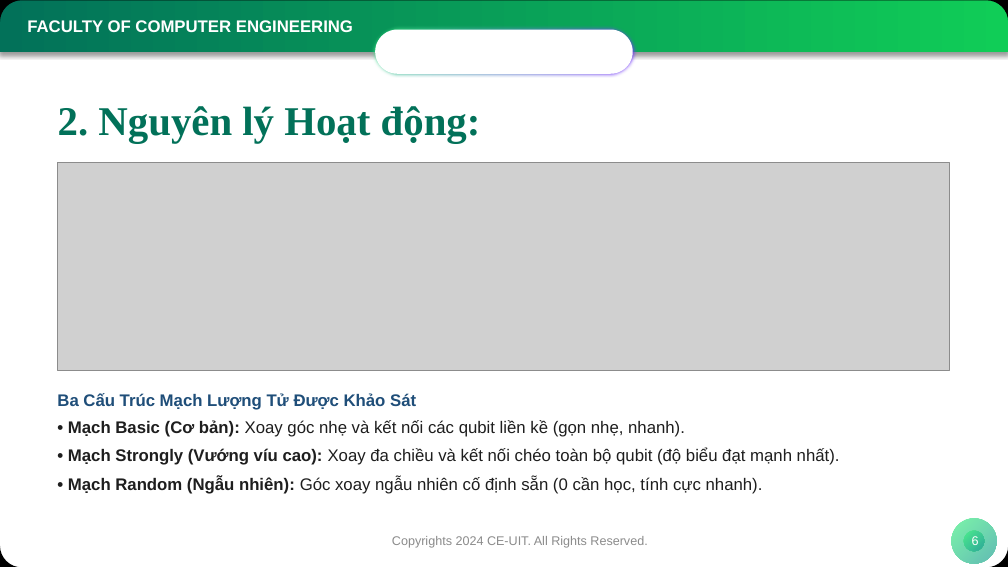
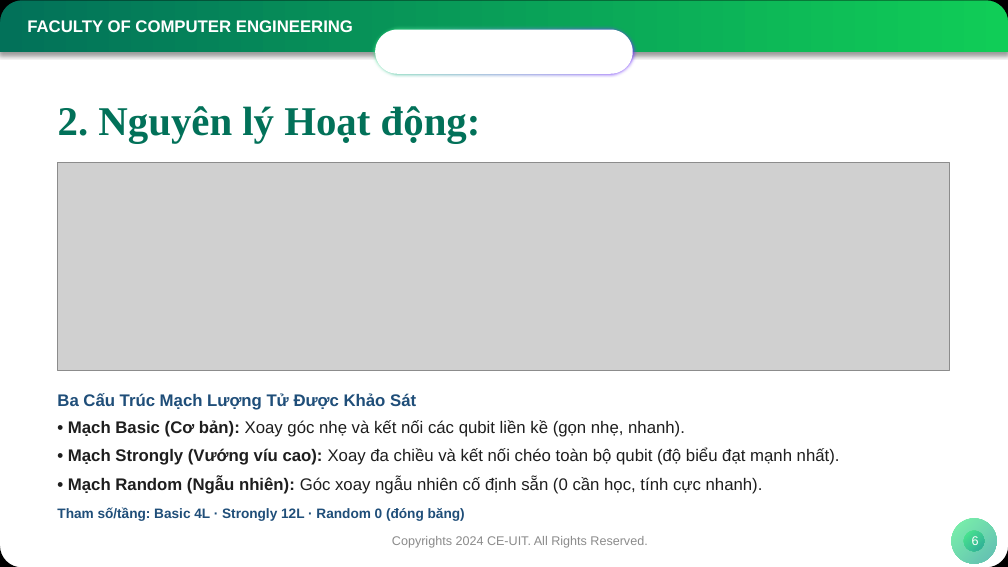
Before and after one commit to NamIsStudyingCE/Quanvolution, a slide deck: slide 6 of slides/KLTN_BaoCao_KhoaKTMT_ChinhThuc.pptx. Drawn at 1008x567 pixels with LibreOffice and Linux fonts; fonts in the diff are those of the drawing; grey boxes stand for pictures; background and template pictures are left out. Boxes give left, top, right and bottom in pixels: in the first picture for what was removed or moved away, otherwise in the second. Text is boxed around its words. In the diff, an @@ line names an element or a change of style, - is before the commit and + after.

```diff
--- a/slides/KLTN_BaoCao_KhoaKTMT_ChinhThuc.pptx
+++ b/slides/KLTN_BaoCao_KhoaKTMT_ChinhThuc.pptx
@@ text at (57,507,465,521): paragraph added @@
+Tham số/tầng: Basic 4L · Strongly 12L · Random 0 (đóng băng)
```
Also in this commit, not shown: 2 other slides changed, 1 other file.
